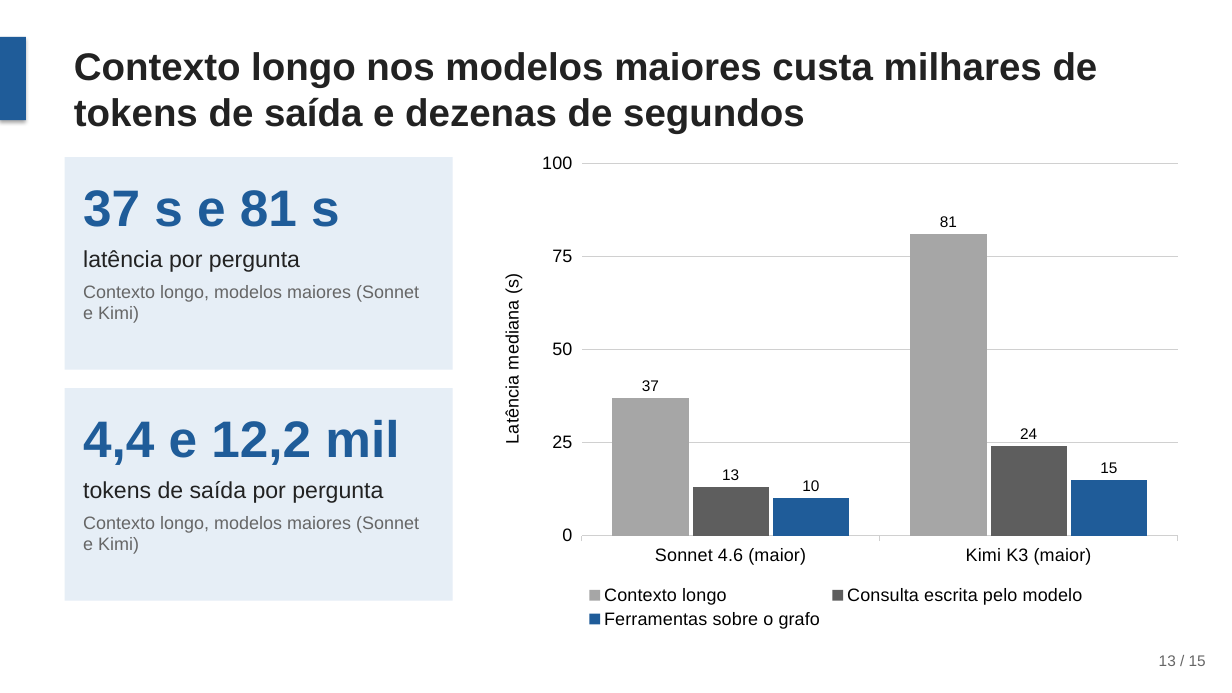
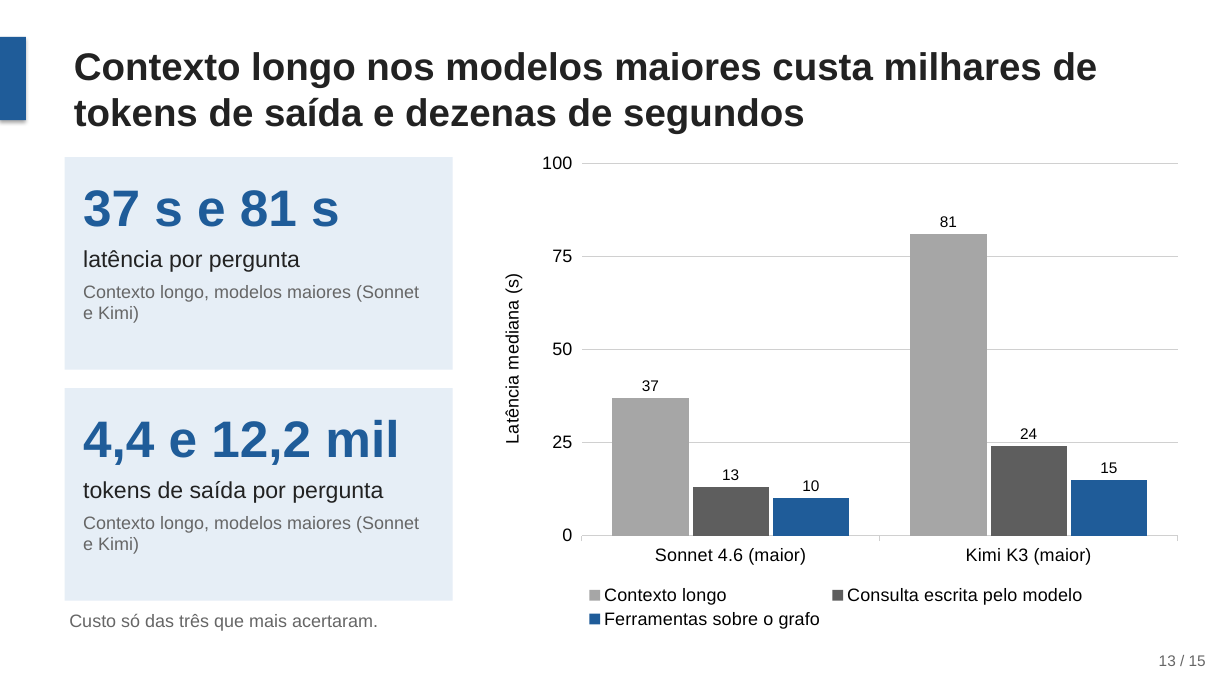
Before and after one commit to joaowinderfeldbussolotto/football-tactics-knowledge-graph, a slide deck: slide 13 of apresentacao/apresentacao.pptx. Drawn at 1232x693 pixels with LibreOffice and Linux fonts; fonts in the diff are those of the drawing. Boxes give left, top, right and bottom in pixels: in the first picture for what was removed or moved away, otherwise in the second. Text is boxed around its words. In the diff, an @@ line names an element or a change of style, - is before the commit and + after.

```diff
--- a/apresentacao/apresentacao.pptx
+++ b/apresentacao/apresentacao.pptx
@@ text added at [69,614,378,631], 14 pt, text #666666 @@
+Custo só das três que mais acertaram.
```
Also in this commit, not shown: 1 other slide changed, 1 other file.
